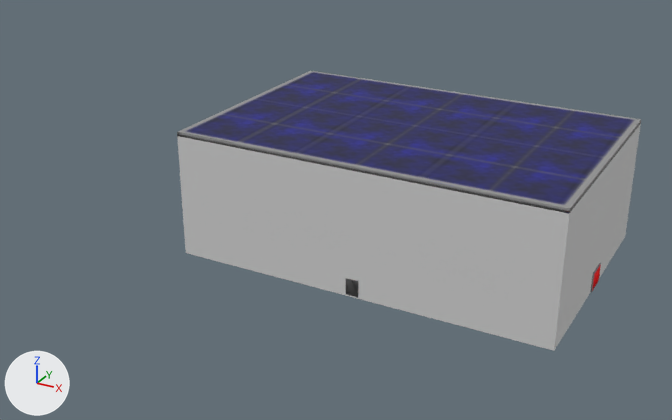
Two versions of the OBJ model src/main/resources/assets/eln/model/SolarPanel2x3/bigSolarPanelrot.obj, one commit apart.
One viewpoint serves both versions: a 50 mm lens placed at (3.77, -5.78, 2.8), pointed at (0.5, 0.16, -0.17). Arrows for +X, +Y and +Z are at lower left; the lights stay in place. Where no turn or scale is listed for an object, it has been applied to the vertices.

Objects in the first picture: 'Minecraft_Block.003_Cube.003', 'Minecraft_Block.004_Cube.004', 'Minecraft_Block.005_Cube.005', 'Minecraft_Block_Cube', 'main_Cube.007', 'panel_Cube.006'.
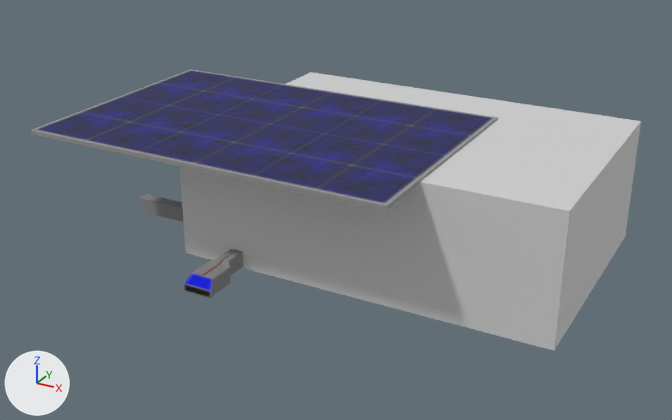
What differs and where, as boxes [x1, y1, x2, y2] in the pictures (672 x 420 px):
'panel_Cube.006', deleted (blue): before [177, 71, 641, 213]
'panel', added (blue): after [31, 69, 498, 211]
'main', added: after [140, 194, 243, 299]
'main_Cube.007', deleted: before [346, 263, 601, 297]
'Minecraft_Block.003_Cube.003', unchanged, uncovered by the edit: before [596, 123, 641, 278]; after [475, 103, 641, 286]
'Minecraft_Block.002_Cube.002', unchanged, uncovered by the edit: after [387, 87, 518, 119]
'Minecraft_Block.001_Cube.001', unchanged, uncovered by the edit: after [286, 72, 408, 100]

Diff of the bpy script that builds the scene:
```diff
--- a/src/main/resources/assets/eln/model/SolarPanel2x3/bigSolarPanelrot.obj.py
+++ b/src/main/resources/assets/eln/model/SolarPanel2x3/bigSolarPanelrot.obj.py
@@ me_panel @@
+me_panel.from_pydata(...)  # 72 vertices, 120 faces; spans x -1.5..1.5, y -1.0..1.0, z 0.37..0.52
+me_panel.materials.append(mat_material_001)  # picture img_bigsolarpanel_png
@@ me_main @@
+me_main.from_pydata(...)  # 56 vertices, 108 faces; spans x -1.32..1.36, y -1.02..0.98, z -0.5..0.43
+me_main.materials.append(mat_none)  # picture img_bigsolarpanel_png
@@ ob_main_cube_007 @@
-ob_main_cube_007 = bpy.data.objects.new('main_Cube.007', me_main_cube_007)
-ob_main_cube_007.location = (0.0, 0.0, 0.0)
@@ ob_panel_cube_006 @@
-ob_panel_cube_006 = bpy.data.objects.new('panel_Cube.006', me_panel_cube_006)
-ob_panel_cube_006.location = (0.0, 0.0, 0.0)
@@ ob_panel @@
+ob_panel = bpy.data.objects.new('panel', me_panel)
+ob_panel.location = (0.0, 0.0, 0.0)
@@ ob_main @@
+ob_main = bpy.data.objects.new('main', me_main)
+ob_main.location = (0.0, 0.0, 0.0)
```
